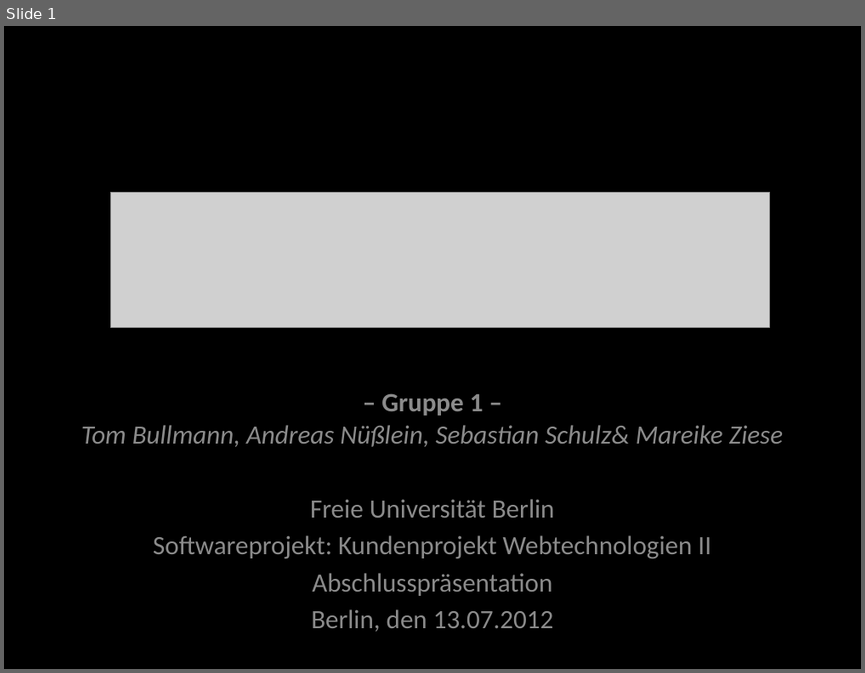
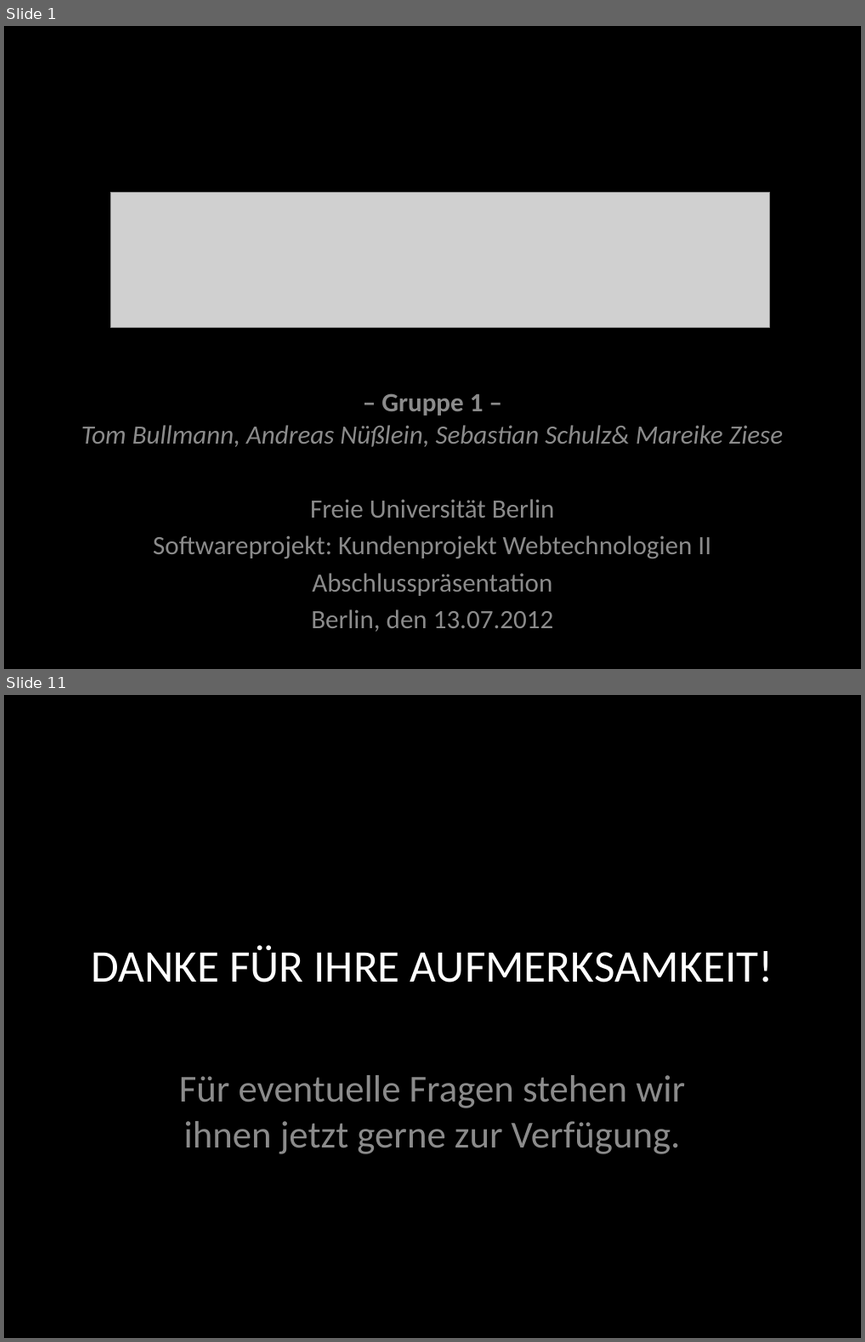
Before and after one commit to andreasnuesslein/swp_kp2_2012_gruppe1, a slide deck: Abschluss-Praesentation/vorlage.pptx. Shown one above the other, each under a label of ours: slide 1 before the commit, slides 1 and 11 after it; the slides between them are not shown. The pictures are 865x673 and 865x1342 pixels, drawn with LibreOffice and Linux fonts; fonts in the diff are those of the drawing; grey boxes stand for pictures; background and template pictures are left out. Boxes give left, top, right and bottom in pixels: in the first picture for what was removed or moved away, otherwise in the second. Text is boxed around its words. In the diff, an @@ line names an element or a change of style, - is before the commit and + after.

```diff
--- a/Abschluss-Praesentation/vorlage.pptx
+++ b/Abschluss-Praesentation/vorlage.pptx
@@ slide 11 added at bbox=[4, 695, 861, 1338], background #000000 @@
@@ title added at bbox=[91, 945, 773, 982], 38 pt, text #FFFFFF @@
+DANKE FÜR IHRE AUFMERKSAMKEIT!
@@ subtitle added at bbox=[179, 1075, 685, 1154], 32 pt, text #8C8C8C @@
+Für eventuelle Fragen stehen wir ihnen jetzt gerne zur Verfügung.
```
Also in this commit, not shown: 7 slides changed, 2 other slides added, 6 slides removed, 1 other file.
